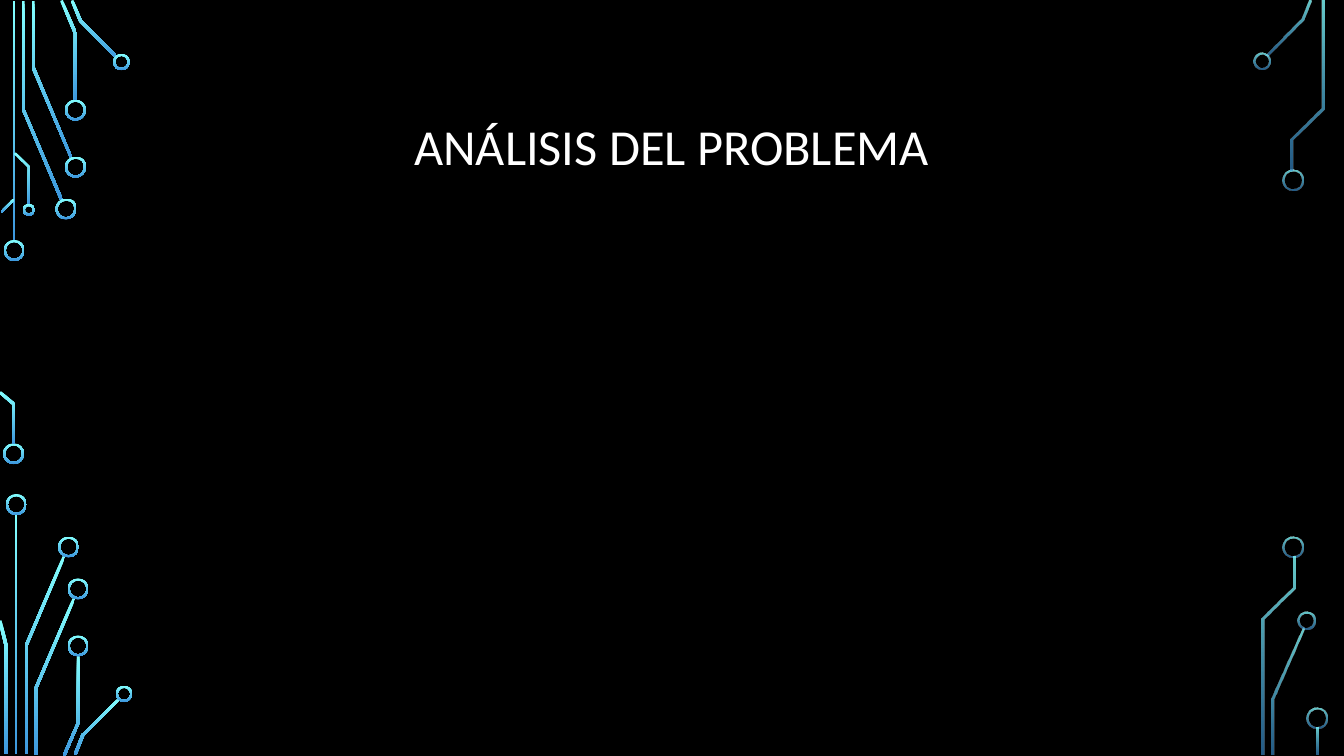
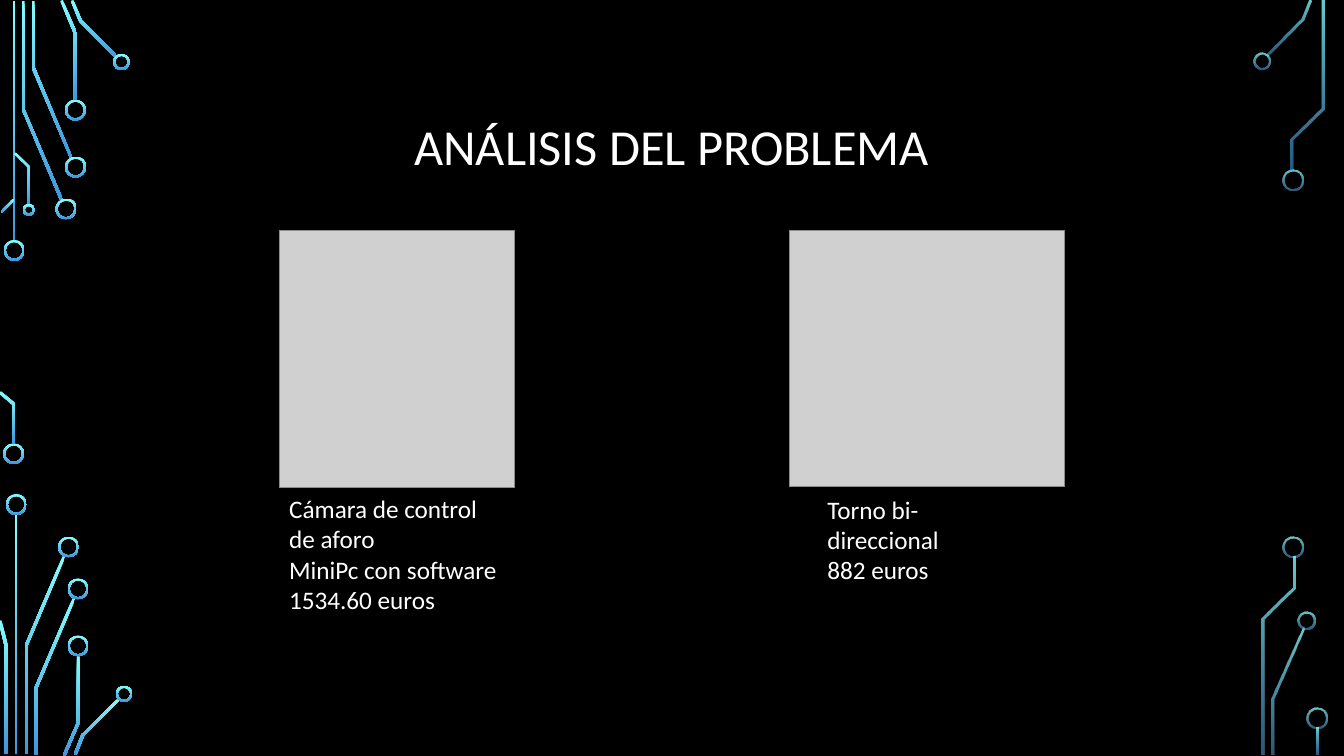
Before and after one commit to ByVerduXx/ControlAforo, a slide deck: slide 4 of Control de aforo.pptx. Drawn at 1344x756 pixels with LibreOffice and Linux fonts; fonts in the diff are those of the drawing; grey boxes stand for pictures; background and template pictures are left out. Boxes give left, top, right and bottom in pixels: in the first picture for what was removed or moved away, otherwise in the second. Text is boxed around its words. In the diff, an @@ line names an element or a change of style, - is before the commit and + after.

```diff
--- a/Control de aforo.pptx
+++ b/Control de aforo.pptx
@@ picture added at [279, 231, 515, 488] @@
@@ picture added at [789, 231, 1065, 487] @@
@@ text added at [289, 500, 496, 610], 18 pt, text #FFFFFF @@
+Cámara de control de aforo
+MiniPc con software
+1534.60 euros
@@ text added at [827, 501, 938, 580], 18 pt, text #FFFFFF @@
+Torno bi-direccional
+882 euros
```
Also in this commit, not shown: 1 other slide changed, 1 slide removed, 1 other file.
